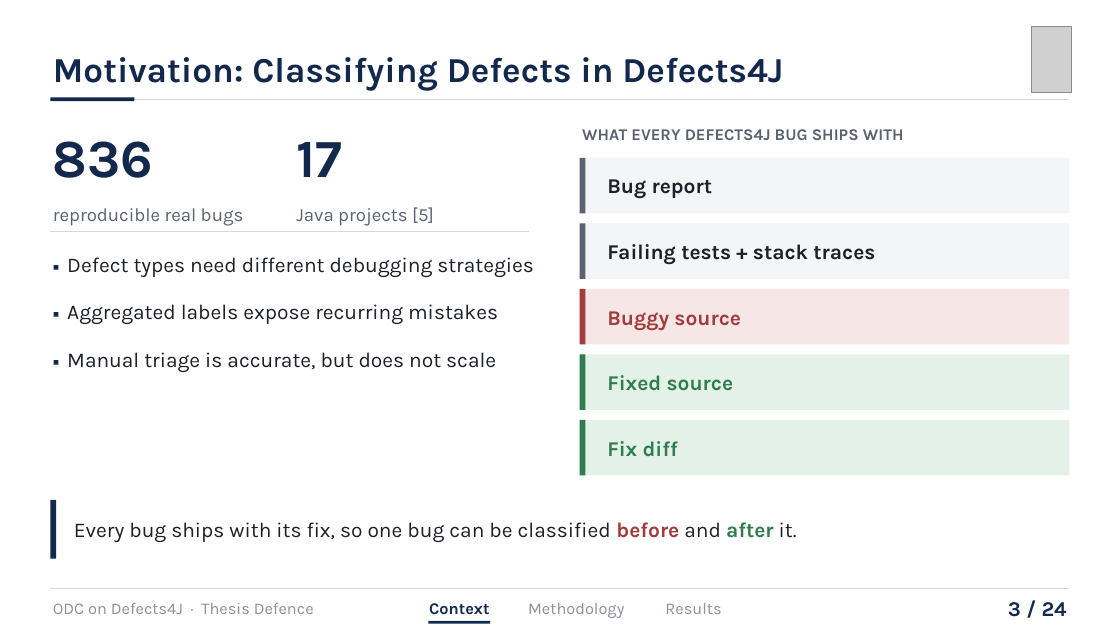
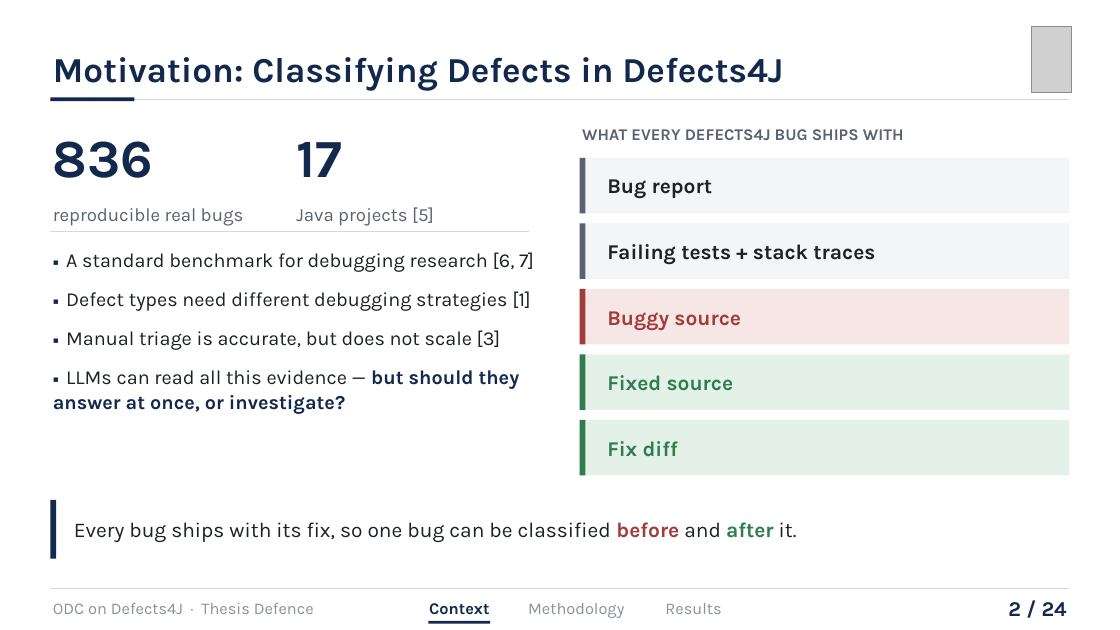
Before and after one commit to hasin023/d4j_odc_implementation, a slide deck: slide 2 of iut_submissions/presentation/Defence/SWE_Orthogonal Defect Classification on Defects4J Using an LLM-Driven Scientific Approach_presentation.pptx (slide 3 before the commit). Drawn at 1120x630 pixels with LibreOffice and Linux fonts; fonts in the diff are those of the drawing; grey boxes stand for pictures. Boxes give left, top, right and bottom in pixels: in the first picture for what was removed or moved away, otherwise in the second. Text is boxed around its words. In the diff, an @@ line names an element or a change of style, - is before the commit and + after.

```diff
--- a/iut_submissions/presentation/Defence/SWE_Orthogonal Defect Classification on Defects4J Using an LLM-Driven Scientific Approach_presentation.pptx
+++ b/iut_submissions/presentation/Defence/SWE_Orthogonal Defect Classification on Defects4J Using an LLM-Driven Scientific Approach_presentation.pptx
@@ text at <box>53,252,534,414</box>: text changed; size 18 to 17 pt @@
-▪ Defect types need different debugging strategies
-▪ Aggregated labels expose recurring mistakes
-▪ Manual triage is accurate, but does not scale
+▪ A standard benchmark for debugging research [6, 7]
+▪ Defect types need different debugging strategies [1]
+▪ Manual triage is accurate, but does not scale [3]
+▪ LLMs can read all this evidence — but should they answer at once, or investigate?
@@ text at <box>1008,602,1067,616</box>: text changed @@
-3 / 24
+2 / 24
```
Also in this commit, not shown: 18 other slides changed, 6 slides added, 6 slides removed, 4 other files.
